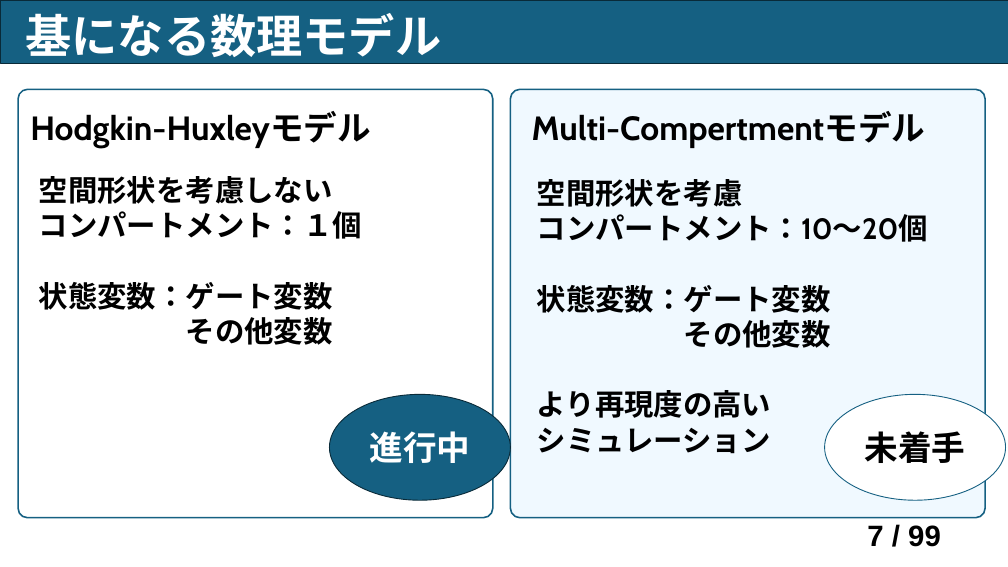
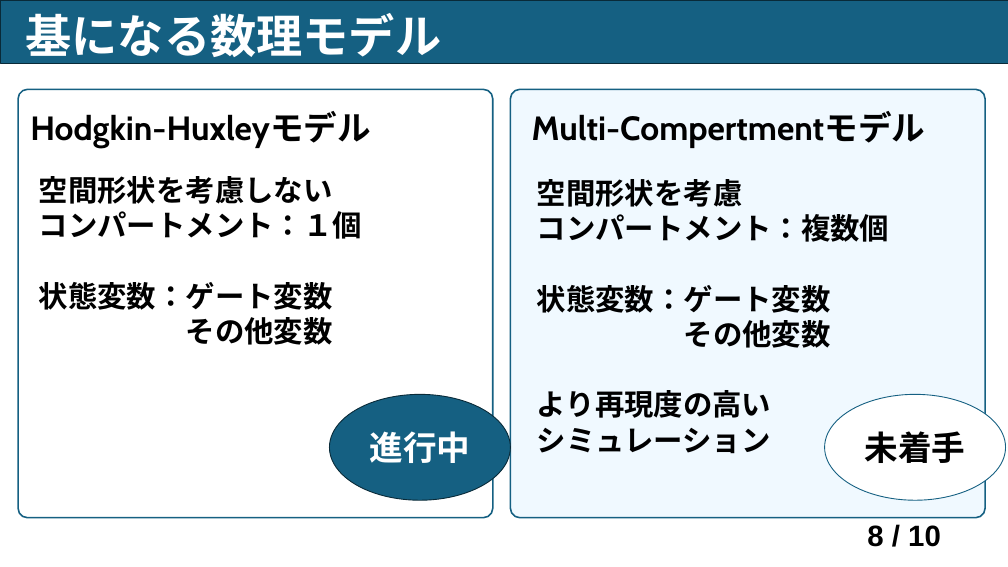
Before and after one commit to bcl-group/2703-yamashita-bashelor-thesis, a slide deck: slide 8 of 卒論/卒論スライド.pptx (slide 7 before the commit). Drawn at 1008x567 pixels with LibreOffice and Linux fonts; fonts in the diff are those of the drawing. Boxes give left, top, right and bottom in pixels: in the first picture for what was removed or moved away, otherwise in the second. Text is boxed around its words. In the diff, an @@ line names an element or a change of style, - is before the commit and + after.

```diff
--- a/卒論/卒論スライド.pptx
+++ b/卒論/卒論スライド.pptx
@@ text at (x1=537, y1=214, x2=889, y2=242): text changed @@
-コンパートメント：10～20個
+コンパートメント：複数個
@@ page number at (x1=867, y1=525, x2=941, y2=547): text changed @@
-7 / 99
+8 / 10
```
Also in this commit, not shown: 4 other slides changed, 3 slides added, 2 slides removed, 17 other files.
